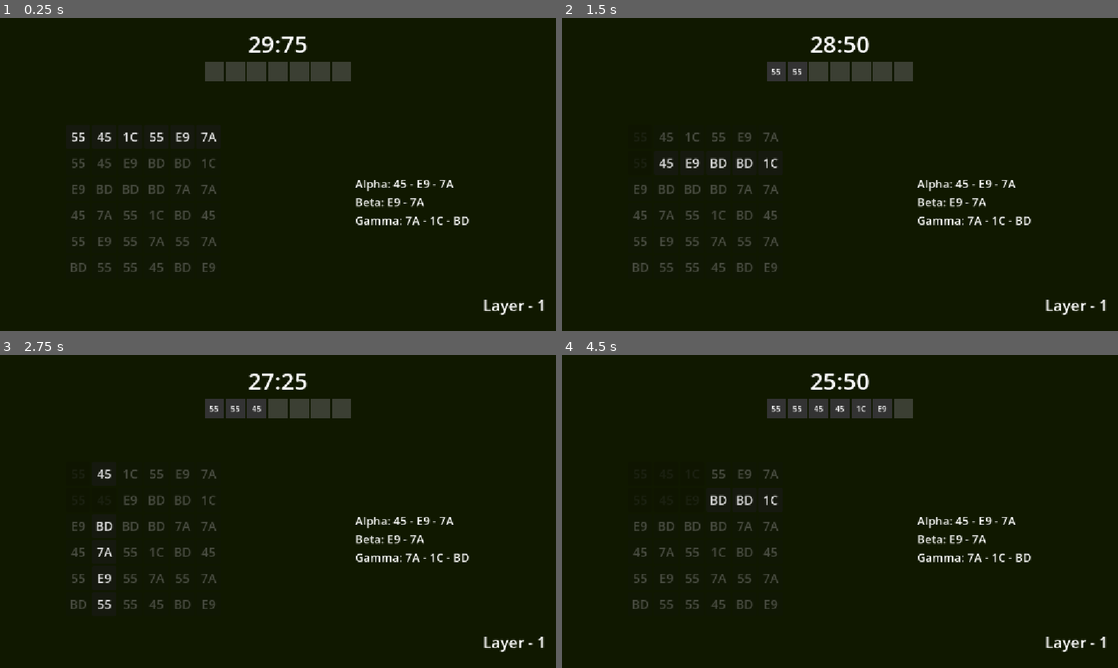
Above: before the commit, frames 1-4 (two rows, left to right).
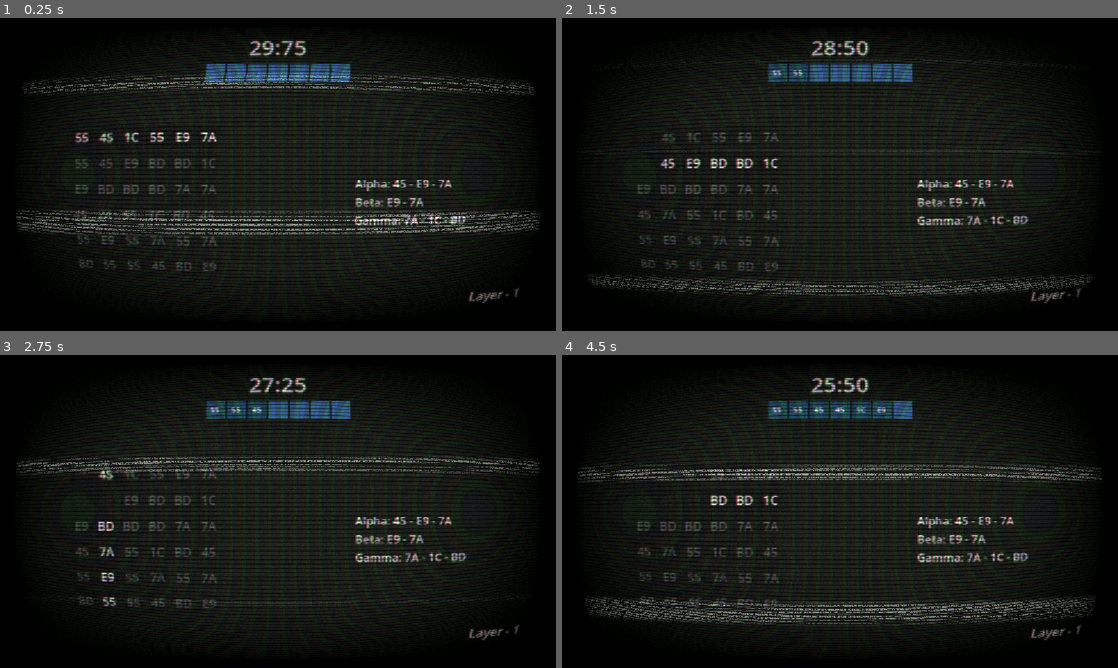
Above: after the commit, the same moments.

Repository: Martisos/Data-Hack-Minigame
Game: Godot game, scene res://scenes/main_game.tscn
Same seed, same stepped clock (60 frames per second), same inputs: the game is played once before the commit and once after it.
Inputs:
- Up to frame 1 (0.25 s): no input
- Up to frame 2 (1.5 s): click "55" at 0.5 s; click "55" at 1.25 s
- Up to frame 3 (2.75 s): click "45" at 2 s
- Up to frame 4 (4.5 s): click "45" at 2.75 s; click "1C" at 3.5 s; click "E9" at 4.25 s

The runs differ from the first frame. In frame 1, 22% of the frame differs, in the area x 2-98%, y 5-95%; in frame 2, 20%; in frame 3, 20%; in frame 4, 22%.

Commit message:
GameFeel Changes

Diff:
--- a/scenes/grid_button.tscn
+++ b/scenes/grid_button.tscn
@@ -7,5 +7,8 @@
 custom_maximum_size = Vector2(50, 50)
 offset_right = 8.0
 offset_bottom = 8.0
+theme_override_colors/font_color = Color(0.8627451, 0.78039217, 0.74509805, 1)
+theme_override_colors/font_focus_color = Color(0.8627451, 0.78039217, 0.74509805, 1)
+theme_override_colors/font_hover_color = Color(0.8627451, 0.78039217, 0.74509805, 1)
 theme_override_font_sizes/font_size = 26
 script = ExtResource("1_65gcf")
--- a/scenes/level_ui.tscn
+++ b/scenes/level_ui.tscn
@@ -14,6 +14,7 @@
 offset_top = 561.0
 offset_right = 1132.0
 offset_bottom = 628.0
+theme_override_colors/font_color = Color(0.8627451, 0.78039217, 0.74509805, 1)
 theme_override_font_sizes/font_size = 32
 text = "LAYER - 1"
 horizontal_alignment = 2
--- a/scenes/main_game.tscn
+++ b/scenes/main_game.tscn
@@ -1,8 +1,16 @@
 [gd_scene format=3 uid="uid://b4ofl3qyv3r2b"]
 
 [ext_resource type="Script" uid="uid://byw2sduhbtdb" path="res://scripts/main_game.gd" id="1_s3esy"]
+[ext_resource type="Shader" uid="uid://d1obtfdchm4m3" path="res://shaders/gradient.gdshader" id="2_0rdsr"]
 [ext_resource type="PackedScene" uid="uid://ia8uxoc7c38i" path="res://scenes/level_ui.tscn" id="2_72e8q"]
 [ext_resource type="PackedScene" uid="uid://coudwahq5vxea" path="res://scenes/shader_layer.tscn" id="3_d2op2"]
+
+[sub_resource type="ShaderMaterial" id="ShaderMaterial_kb7tl"]
+shader = ExtResource("2_0rdsr")
+shader_parameter/color_center = Color(0.12156863, 0.15294118, 0.105882354, 1)
+shader_parameter/color_edge = Color(0.04867436, 0.06721404, 0.039390393, 1)
+shader_parameter/radius = 0.4810000228475
+shader_parameter/smoothness = 0.2
 
 [node name="MainGame" type="Control" unique_id=1413659655]
 layout_mode = 3
@@ -14,13 +22,14 @@
 script = ExtResource("1_s3esy")
 
 [node name="ColorRect" type="ColorRect" parent="." unique_id=528487274]
+material = SubResource("ShaderMaterial_kb7tl")
 layout_mode = 1
 anchors_preset = 15
 anchor_right = 1.0
 anchor_bottom = 1.0
 grow_horizontal = 2
 grow_vertical = 2
-color = Color(0.063179776, 0.09416715, 1.8049032e-08, 1)
+color = Color(0.12156863, 0.15294118, 0.105882354, 1)
 
 [node name="MainMargin" type="MarginContainer" parent="." unique_id=1278403235]
 layout_mode = 1
@@ -45,6 +54,7 @@
 custom_minimum_size = Vector2(120, 0)
 layout_mode = 2
 size_flags_horizontal = 4
+theme_override_colors/font_color = Color(0.8627451, 0.78039217, 0.74509805, 1)
 theme_override_font_sizes/font_size = 48
 text = "30:00"
 
@@ -69,20 +79,22 @@
 
 [node name="Injection1" type="Label" parent="MainMargin/VBoxContainer/MainContent/InjectionList" unique_id=1914935926]
 layout_mode = 2
+theme_override_colors/font_color = Color(0.8627451, 0.78039217, 0.74509805, 1)
 theme_override_font_sizes/font_size = 24
 text = "Injection 1"
 
 [node name="Injection2" type="Label" parent="MainMargin/VBoxContainer/MainContent/InjectionList" unique_id=1565189043]
 layout_mode = 2
+theme_override_colors/font_color = Color(0.8627451, 0.78039217, 0.74509805, 1)
 theme_override_font_sizes/font_size = 24
 text = "Injection 2"
 
 [node name="Injection3" type="Label" parent="MainMargin/VBoxContainer/MainContent/InjectionList" unique_id=1822938830]
 layout_mode = 2
+theme_override_colors/font_color = Color(0.8627451, 0.78039217, 0.74509805, 1)
 theme_override_font_sizes/font_size = 24
 text = "Injection 3"
 
 [node name="LevelUI" parent="." unique_id=703004875 instance=ExtResource("2_72e8q")]
 
 [node name="ShaderLayer" parent="." unique_id=1508165670 instance=ExtResource("3_d2op2")]
-visible = false
--- /dev/null
+++ b/scenes/menu.tscn
@@ -0,0 +1,50 @@
+[gd_scene format=3 uid="uid://bp1qf34d5iyxg"]
+
+[ext_resource type="Script" uid="uid://bcigapopdiblk" path="res://scripts/menu.gd" id="1_yqeox"]
+
+[node name="Menu" type="Control" unique_id=486893638]
+layout_mode = 3
+anchors_preset = 15
+anchor_right = 1.0
+anchor_bottom = 1.0
+grow_horizontal = 2
+grow_vertical = 2
+script = ExtResource("1_yqeox")
+
+[node name="ColorRect" type="ColorRect" parent="." unique_id=1302372200]
+layout_mode = 1
+anchors_preset = 15
+anchor_right = 1.0
+anchor_bottom = 1.0
+grow_horizontal = 2
+grow_vertical = 2
+color = Color(0.11634249, 0.26463008, 0.24043456, 1)
+
+[node name="Control" type="Control" parent="." unique_id=1168239398]
+anchors_preset = 0
+offset_left = 51.0
+offset_top = 68.0
+offset_right = 190.0
+offset_bottom = 197.0
+metadata/_edit_group_ = true
+
+[node name="VBoxContainer" type="VBoxContainer" parent="Control" unique_id=615233037]
+layout_mode = 0
+offset_right = 236.0
+offset_bottom = 141.0
+
+[node name="PlayButton" type="Button" parent="Control/VBoxContainer" unique_id=571499666]
+layout_mode = 2
+text = "PLAY"
+
+[node name="ShopButton" type="Button" parent="Control/VBoxContainer" unique_id=1232741697]
+layout_mode = 2
+text = "SHOP"
+
+[node name="OptionsButton" type="Button" parent="Control/VBoxContainer" unique_id=587551361]
+layout_mode = 2
+text = "SETTINGS"
+
+[connection signal="pressed" from="Control/VBoxContainer/PlayButton" to="." method="_on_play_button_pressed"]
+[connection signal="pressed" from="Control/VBoxContainer/ShopButton" to="." method="_on_shop_button_pressed"]
+[connection signal="pressed" from="Control/VBoxContainer/OptionsButton" to="." method="_on_options_button_pressed"]
--- a/scripts/main_game.gd
+++ b/scripts/main_game.gd
@@ -262,14 +262,14 @@
 		lbl.vertical_alignment = VERTICAL_ALIGNMENT_CENTER
 
 		var style = StyleBoxFlat.new()
-		style.bg_color = Color(0.2, 0.2, 0.2)
+		style.bg_color = Color("#0B4F6C")
 		lbl.add_theme_stylebox_override("normal", style)
 
 		memory_bar.add_child(lbl)
 
 	for i in range(max_memory - memory.size()):
 		var rect = ColorRect.new()
-		rect.color = Color(0.4, 0.4, 0.4, 0.5)
+		rect.color = Color("#145C9E")
 		rect.custom_minimum_size = Vector2(40, 40)
 		rect.custom_maximum_size = Vector2(40, 40)
 		memory_bar.add_child(rect)
--- /dev/null
+++ b/scripts/menu.gd
@@ -0,0 +1,18 @@
+extends Control
+
+@onready var play_button: Button = $Control/VBoxContainer/PlayButton
+@onready var shop_button: Button = $Control/VBoxContainer/ShopButton
+
+
+
+
+func _on_play_button_pressed() -> void:
+	print("play")
+
+
+func _on_shop_button_pressed() -> void:
+	print("shop")
+
+
+func _on_options_button_pressed() -> void:
+	print("options")
--- /dev/null
+++ b/shaders/gradient.gdshader
@@ -0,0 +1,15 @@
+shader_type canvas_item;
+
+uniform vec4 color_center : source_color = vec4(1.0, 0.8, 0.0, 1.0);
+uniform vec4 color_edge : source_color = vec4(0.1, 0.1, 0.2, 1.0);
+
+uniform float radius : hint_range(0.0, 1.5) = 0.3;
+uniform float smoothness : hint_range(0.0, 1.0) = 0.2;
+
+void fragment() {
+    float dist = distance(UV, vec2(0.5, 0.5));
+
+    float t = smoothstep(radius - smoothness, radius + smoothness, dist);
+
+    COLOR = mix(color_center, color_edge, t);
+}
Not shown, added: notes.txt
Not shown, added: scripts/menu.gd.uid
Not shown, added: shaders/gradient.gdshader.uid
